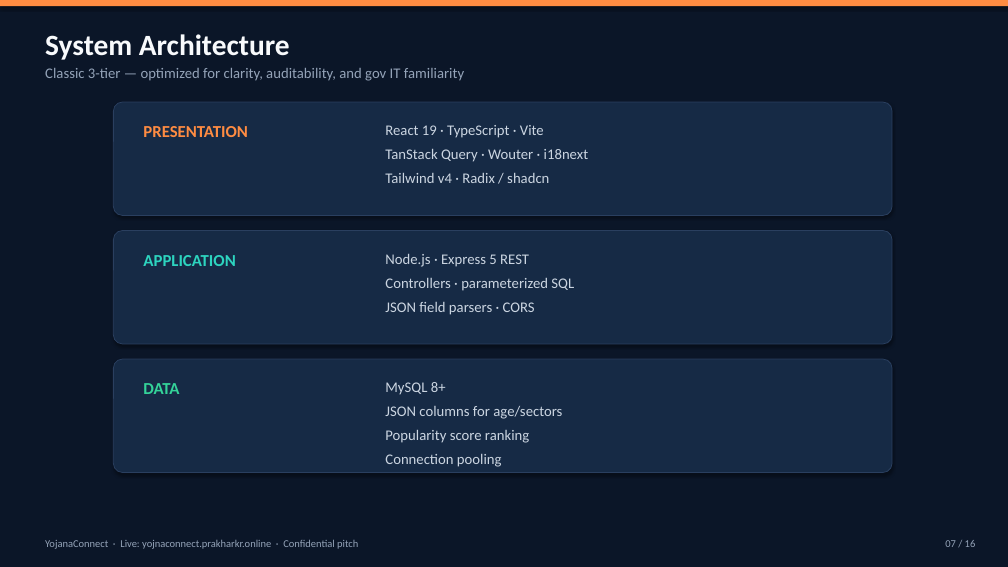
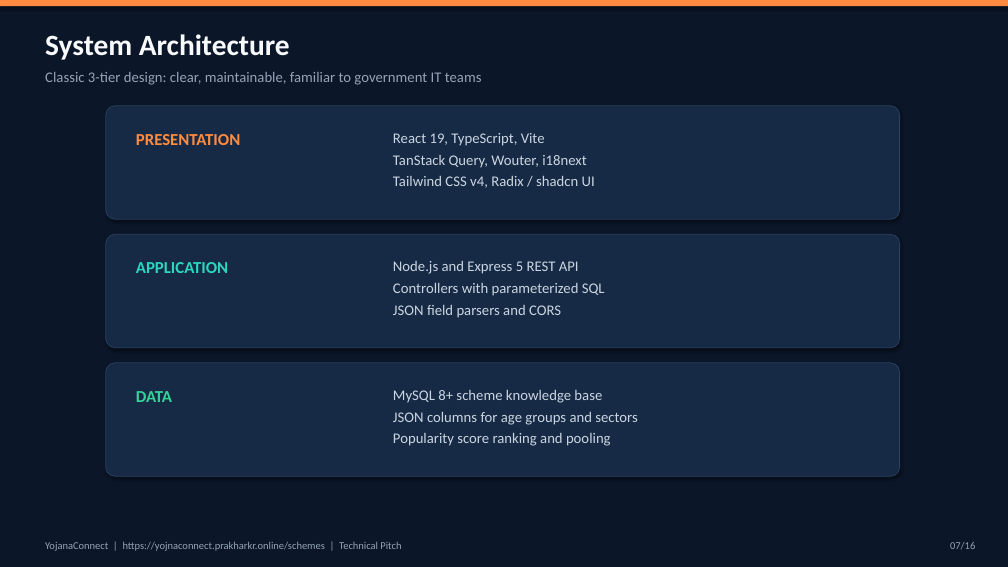
Before and after one commit to pawani-2502/YOJNA-CONNECT, a slide deck: slide 7 of pitch/YojnaConnect-TechPitch.pptx. Drawn at 1008x567 pixels with LibreOffice and Linux fonts; fonts in the diff are those of the drawing. Boxes give left, top, right and bottom in pixels: in the first picture for what was removed or moved away, otherwise in the second. Text is boxed around its words. In the diff, an @@ line names an element or a change of style, - is before the commit and + after.

```diff
--- a/pitch/YojnaConnect-TechPitch.pptx
+++ b/pitch/YojnaConnect-TechPitch.pptx
@@ text at (45, 72, 482, 85): text changed @@
-Classic 3-tier — optimized for clarity, auditability, and gov IT familiarity
+Classic 3-tier design: clear, maintainable, familiar to government IT teams
@@ rounded rectangle: place and size @@
-rounded rectangle at (113, 102, 892, 216)
+rounded rectangle at (106, 106, 900, 219)
@@ text "PRESENTATION": place and size @@
-text "PRESENTATION" at (143, 126, 247, 137)
+text "PRESENTATION" at (136, 134, 240, 145)
@@ text at (393, 133, 595, 188): text changed @@
-React 19 · TypeScript · Vite
-TanStack Query · Wouter · i18next
-Tailwind v4 · Radix / shadcn
+React 19, TypeScript, Vite
+TanStack Query, Wouter, i18next
+Tailwind CSS v4, Radix / shadcn UI
@@ rounded rectangle: place and size @@
-rounded rectangle at (113, 231, 892, 344)
+rounded rectangle at (106, 234, 900, 348)
@@ text "APPLICATION": place and size @@
-text "APPLICATION" at (143, 255, 235, 266)
+text "APPLICATION" at (136, 262, 228, 273)
@@ text at (393, 261, 605, 318): text changed @@
-Node.js · Express 5 REST
-Controllers · parameterized SQL
-JSON field parsers · CORS
+Node.js and Express 5 REST API
+Controllers with parameterized SQL
+JSON field parsers and CORS
@@ rounded rectangle: place and size @@
-rounded rectangle at (113, 359, 892, 473)
+rounded rectangle at (106, 363, 900, 476)
@@ text "DATA": place and size @@
-text "DATA" at (143, 383, 179, 394)
+text "DATA" at (136, 391, 172, 402)
@@ text at (393, 390, 637, 446): text changed @@
-MySQL 8+
-JSON columns for age/sectors
-Popularity score ranking
-Connection pooling
+MySQL 8+ scheme knowledge base
+JSON columns for age groups and sectors
+Popularity score ranking and pooling
@@ text at (45, 542, 401, 551): text changed @@
-YojanaConnect · Live: yojnaconnect.prakharkr.online · Confidential pitch
+YojanaConnect | https://yojnaconnect.prakharkr.online/schemes | Technical Pitch
@@ text at (950, 542, 975, 549): spaces changed @@
-07 / 16
+07/16
```
Also in this commit, not shown: 14 other slides changed, 1 slide added, 1 slide removed, 1 other file.
